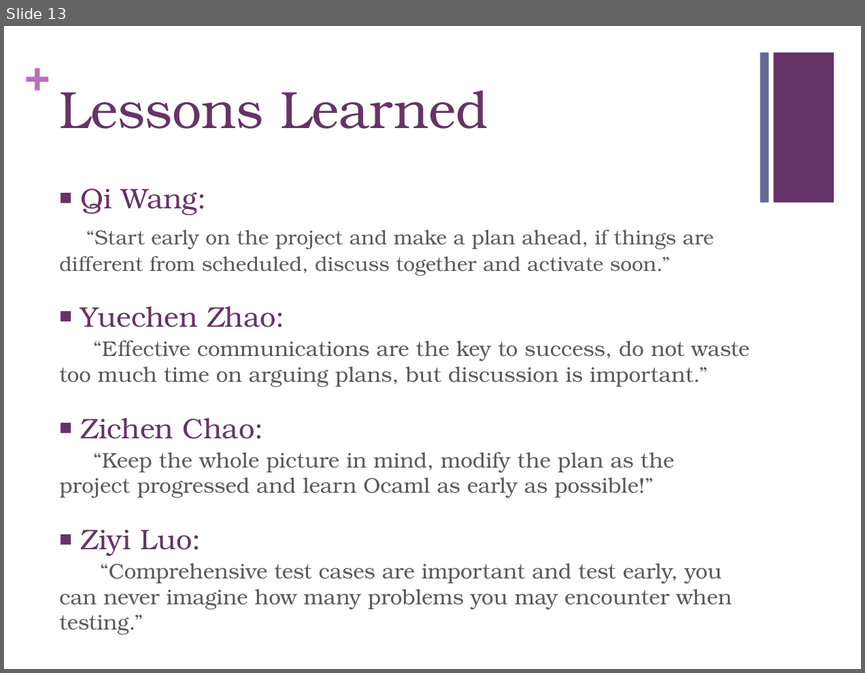
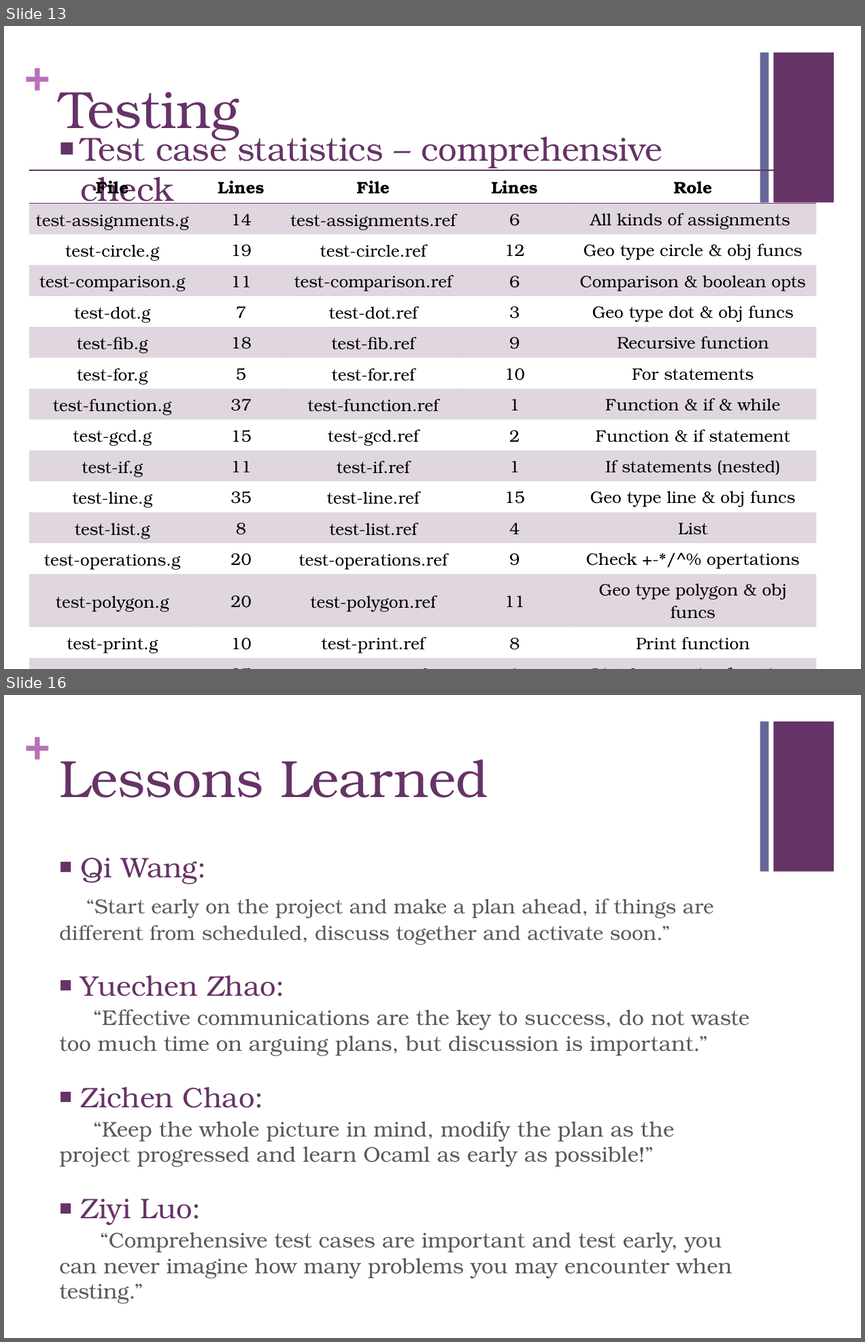
Before and after one commit to chaozc/Geo, a slide deck: Geo presentation.pptx. Shown one above the other, each under a label of ours: slide 13 before the commit, slides 13 and 16 after it; the slides between them are not shown. The pictures are 865x673 and 865x1342 pixels, drawn with LibreOffice and Linux fonts; fonts in the diff are those of the drawing. Boxes give left, top, right and bottom in pixels: in the first picture for what was removed or moved away, otherwise in the second. Text is boxed around its words. In the diff, an @@ line names an element or a change of style, - is before the commit and + after.

```diff
--- a/Geo presentation.pptx
+++ b/Geo presentation.pptx
@@ slide 13 added at [4, 26, 861, 669], background #FFFFFF; not listed: 3 template elements that a slide beside it also shows @@
@@ title added at [59, 92, 239, 140], 44 pt, text #663366 @@
+Testing
@@ text added at [81, 130, 662, 209], 28 pt, text #663366 @@
+■ Test case statistics – comprehensive check
@@ table added at [30, 170, 817, 656], 17 rows, 5 columns @@
+File | Lines | File | Lines | Role
+test-assignments.g | 14 | test-assignments.ref | 6 | All kinds of assignments
+test-circle.g | 19 | test-circle.ref | 12 | Geo type circle & obj funcs
+test-comparison.g | 11 | test-comparison.ref | 6 | Comparison & boolean opts
+test-dot.g | 7 | test-dot.ref | 3 | Geo type dot & obj funcs
+test-fib.g | 18 | test-fib.ref | 9 | Recursive function
+test-for.g | 5 | test-for.ref | 10 | For statements
+test-function.g | 37 | test-function.ref | 1 | Function & if & while
+test-gcd.g | 15 | test-gcd.ref | 2 | Function & if statement
+test-if.g | 11 | test-if.ref | 1 | If statements (nested)
+test-line.g | 35 | test-line.ref | 15 | Geo type line & obj funcs
+test-list.g | 8 | test-list.ref | 4 | List
+test-operations.g | 20 | test-operations.ref | 9 | Check +-*/^% opertations
+test-polygon.g | 20 | test-polygon.ref | 11 | Geo type polygon & obj funcs
+test-print.g | 10 | test-print.ref | 8 | Print function
+test-qsort.g | 35 | test-qsort.ref | 1 | List & recursive function
+test-while.g | 7 | test-while.ref | 6 | While statement
@@ what was slide 13 is now slide 16 @@
```
Also in this commit, not shown: 1 slide changed, 2 other slides added.
